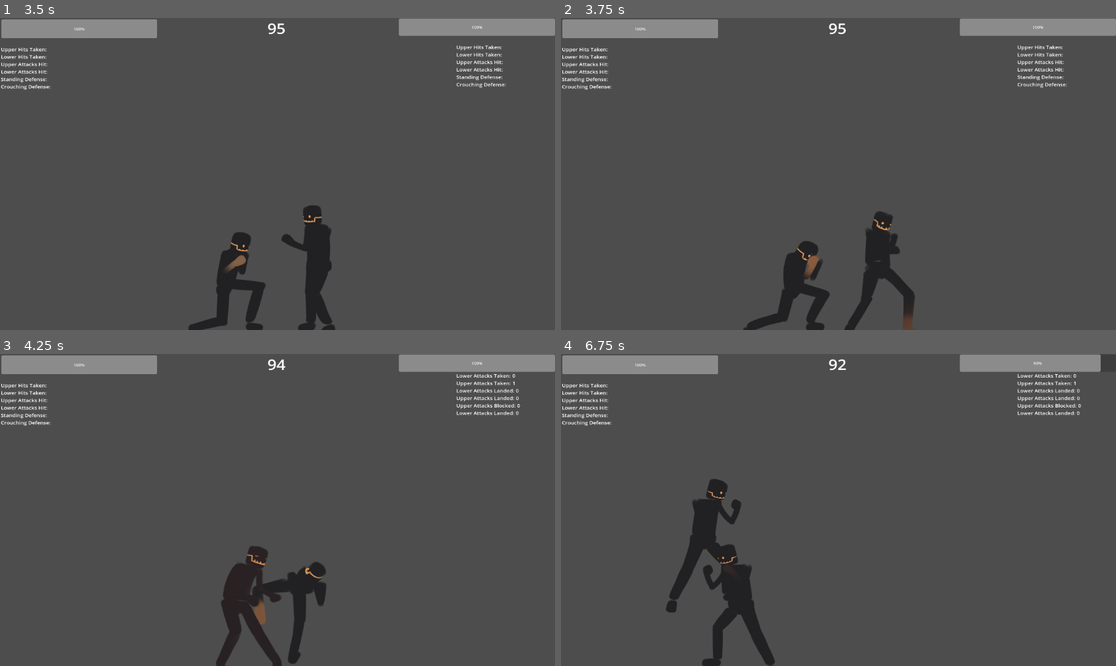
Above: before the commit, frames 1-4 (two rows, left to right).
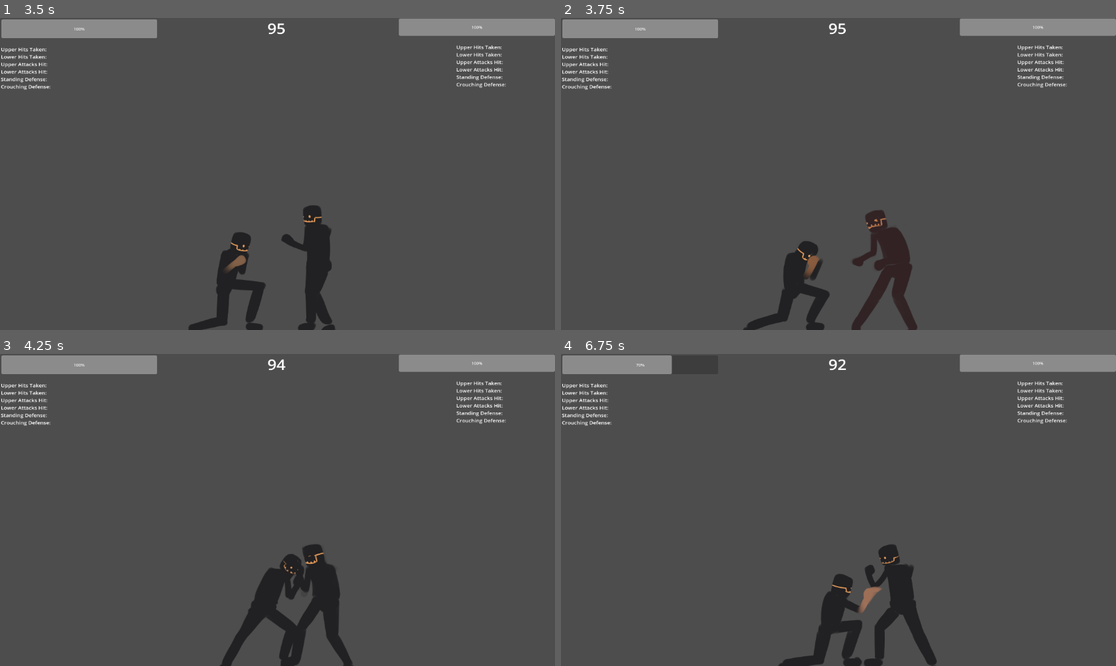
Above: after the commit, the same moments.

Repository: Cristopher-Artacho-WVSU/Neuro-Fighter
Game: Godot game, scene res://Levels/Simulationv2.0.tscn
Two runs of this game, one before a commit and one after it. Both use one fixed random seed, a clock stepped at 60 frames per second and the inputs below.
Inputs (mouse positions are in pixels of both pictures, inside the frame that each line leads up to):
- Up to frame 1 (3.5 s): tap Enter (ui_accept) at 0.5 s; move the mouse to (399, 158) at 0.52 s; hold Down (crouch) 0.53-1.28 s; hold Right (move_right) 0.53-2.03 s; tap Up (jump) at 0.77, 1.52, 3.02 s; move the mouse to (166, 189) at 1.27 s; tap C (kick) at 1.35 s; move the mouse to (333, 105) at 2.02 s; hold Left (move_left) 2.03-2.78 s; hold X (punch) 2.03-2.78 s; move the mouse to (249, 236) at 2.77 s; hold Right (move_right) from 2.78 s (still down); tap Down (crouch) at 2.85 s
- Up to frame 2 (3.75 s): keep holding Right (move_right); move the mouse to (1005, 220) at 3.52 s; hold C (kick) from 3.53 s (still down)
- Up to frame 3 (4.25 s): keep holding Right (move_right); keep holding C (kick); tap Up (jump) at 3.77 s
- Up to frame 4 (6.75 s): move the mouse to (672, 463) at 4.27 s; release Right (move_right) at 4.28 s; release C (kick) at 4.28 s; hold Left (move_left) 4.28-5.03 s; tap X (punch) at 4.35 s; tap Up (jump) at 4.52, 6.02 s; move the mouse to (866, 510) at 5.02 s; hold Right (move_right) 5.03-5.78 s; hold Down (crouch) 5.03-5.78 s; move the mouse to (755, 432) at 5.77 s; hold Left (move_left) from 5.78 s (still down); tap C (kick) at 5.85 s; move the mouse to (960, 494) at 6.52 s; hold X (punch) from 6.53 s (still down)

Frame 1 is identical in both runs. In frame 2, 1.7% of the frame differs, in the area x 51-65%, y 61-100%; in frame 3, 4.7%; in frame 4, 8.1%, in the area x 13-100%, y 0-100%.

Commit message:
fixed the collision bug on player2

Diff:
--- a/Characters/Non-Playable/NPCCharacter1.tscn
+++ b/Characters/Non-Playable/NPCCharacter1.tscn
@@ -6593,7 +6593,7 @@
 position = Vector2(-2, 150)
 shape = SubResource("CapsuleShape2D_xekhk")
 
-[node name="Hitbox_RightHand" type="Area2D" parent="." groups=["Player1_Hitboxes"]]
+[node name="Hitbox_RightHand" type="Area2D" parent="." groups=["Player2_Hitboxes"]]
 monitoring = false
 monitorable = false
 
@@ -6601,7 +6601,7 @@
 position = Vector2(6, -95)
 shape = SubResource("RectangleShape2D_kboy1")
 
-[node name="Hitbox_LeftHand" type="Area2D" parent="." groups=["Player1_Hitboxes"]]
+[node name="Hitbox_LeftHand" type="Area2D" parent="." groups=["Player2_Hitboxes"]]
 monitoring = false
 monitorable = false
 
@@ -6609,7 +6609,7 @@
 position = Vector2(99, -120)
 shape = SubResource("RectangleShape2D_bhyjx")
 
-[node name="Hitbox_RightFoot" type="Area2D" parent="." groups=["Player1_Hitboxes"]]
+[node name="Hitbox_RightFoot" type="Area2D" parent="." groups=["Player2_Hitboxes"]]
 monitoring = false
 monitorable = false
 
@@ -6618,7 +6618,7 @@
 shape = SubResource("RectangleShape2D_fvknb")
 debug_color = Color(0.976471, 0.0509804, 0.0156863, 0.419608)
 
-[node name="Hitbox_LeftFoot" type="Area2D" parent="." groups=["Player1_Hitboxes"]]
+[node name="Hitbox_LeftFoot" type="Area2D" parent="." groups=["Player2_Hitboxes"]]
 monitoring = false
 monitorable = false
 
--- a/Characters/Playable/PlayerCharacter1.tscn
+++ b/Characters/Playable/PlayerCharacter1.tscn
@@ -1232,26 +1232,26 @@
 tracks/26/type = "value"
 tracks/26/imported = false
 tracks/26/enabled = true
-tracks/26/path = NodePath("Hitbox_LeftHand/Collision_LeftHand:shape:size")
+tracks/26/path = NodePath("Hitbox_LeftHand/Collision_LeftHand:position")
 tracks/26/interp = 1
 tracks/26/loop_wrap = true
 tracks/26/keys = {
 "times": PackedFloat32Array(0),
 "transitions": PackedFloat32Array(1),
 "update": 0,
-"values": [Vector2(40, 40)]
+"values": [Vector2(99, -120)]
 }
 tracks/27/type = "value"
 tracks/27/imported = false
 tracks/27/enabled = true
-tracks/27/path = NodePath("Hitbox_LeftHand/Collision_LeftHand:position")
+tracks/27/path = NodePath("Hitbox_LeftHand/Collision_LeftHand:shape:size")
 tracks/27/interp = 1
 tracks/27/loop_wrap = true
 tracks/27/keys = {
 "times": PackedFloat32Array(0),
 "transitions": PackedFloat32Array(1),
 "update": 0,
-"values": [Vector2(99, -120)]
+"values": [Vector2(40, 40)]
 }
 tracks/28/type = "value"
 tracks/28/imported = false
@@ -1304,7 +1304,7 @@
 tracks/32/type = "value"
 tracks/32/imported = false
 tracks/32/enabled = true
-tracks/32/path = NodePath("Hitbox_RightHand/Collision_RightHand:debug_color")
+tracks/32/path = NodePath("Hitbox_LeftHand/Collision_LeftHand:debug_color")
 tracks/32/interp = 1
 tracks/32/loop_wrap = true
 tracks/32/keys = {
@@ -1316,7 +1316,7 @@
 tracks/33/type = "value"
 tracks/33/imported = false
 tracks/33/enabled = true
-tracks/33/path = NodePath("Hitbox_LeftFoot/Collision_LeftFoot:debug_color")
+tracks/33/path = NodePath("Hitbox_RightHand/Collision_RightHand:debug_color")
 tracks/33/interp = 1
 tracks/33/loop_wrap = true
 tracks/33/keys = {
@@ -1328,7 +1328,7 @@
 tracks/34/type = "value"
 tracks/34/imported = false
 tracks/34/enabled = true
-tracks/34/path = NodePath("Hitbox_LeftHand/Collision_LeftHand:debug_color")
+tracks/34/path = NodePath("Hitbox_LeftFoot/Collision_LeftFoot:debug_color")
 tracks/34/interp = 1
 tracks/34/loop_wrap = true
 tracks/34/keys = {
@@ -1669,26 +1669,26 @@
 tracks/25/type = "value"
 tracks/25/imported = false
 tracks/25/enabled = true
-tracks/25/path = NodePath("Hitbox_LeftHand/Collision_LeftHand:shape:size")
+tracks/25/path = NodePath("Hitbox_LeftHand/Collision_LeftHand:position")
 tracks/25/interp = 1
 tracks/25/loop_wrap = true
 tracks/25/keys = {
-"times": PackedFloat32Array(0),
-"transitions": PackedFloat32Array(1),
-"update": 0,
-"values": [Vector2(40, 40)]
+"times": PackedFloat32Array(0, 0.0625, 0.125, 0.1875, 0.25),
+"transitions": PackedFloat32Array(1, 1, 1, 1, 1),
+"update": 0,
+"values": [Vector2(113, -110), Vector2(113, -96), Vector2(87, -83), Vector2(55, 49), Vector2(42, 46)]
 }
 tracks/26/type = "value"
 tracks/26/imported = false
 tracks/26/enabled = true
-tracks/26/path = NodePath("Hitbox_LeftHand/Collision_LeftHand:position")
+tracks/26/path = NodePath("Hitbox_LeftHand/Collision_LeftHand:shape:size")
 tracks/26/interp = 1
 tracks/26/loop_wrap = true
 tracks/26/keys = {
-"times": PackedFloat32Array(0, 0.0625, 0.125, 0.1875, 0.25),
-"transitions": PackedFloat32Array(1, 1, 1, 1, 1),
-"update": 0,
-"values": [Vector2(113, -110), Vector2(113, -96), Vector2(87, -83), Vector2(55, 49), Vector2(42, 46)]
+"times": PackedFloat32Array(0),
+"transitions": PackedFloat32Array(1),
+"update": 0,
+"values": [Vector2(40, 40)]
 }
 tracks/27/type = "value"
 tracks/27/imported = false
@@ -1998,26 +1998,26 @@
 tracks/20/type = "value"
 tracks/20/imported = false
 tracks/20/enabled = true
-tracks/20/path = NodePath("Hitbox_LeftHand/Collision_LeftHand:shape:size")
+tracks/20/path = NodePath("Hitbox_LeftHand/Collision_LeftHand:position")
 tracks/20/interp = 1
 tracks/20/loop_wrap = true
 tracks/20/keys = {
-"times": PackedFloat32Array(0),
-"transitions": PackedFloat32Array(1),
-"update": 0,
-"values": [Vector2(40, 40)]
+"times": PackedFloat32Array(0, 0.0625063, 0.125006, 0.187506, 0.250006, 0.312506, 0.375006, 0.4375, 0.5625, 0.812506),
+"transitions": PackedFloat32Array(1, 1, 1, 1, 1, 1, 1, 1, 1, 1),
+"update": 0,
+"values": [Vector2(117, -107), Vector2(89, -110), Vector2(41, -18), Vector2(-1, 147), Vector2(-9, 213), Vector2(26, 254), Vector2(15, 254), Vector2(20, 256), Vector2(16, 265), Vector2(51, -71)]
 }
 tracks/21/type = "value"
 tracks/21/imported = false
 tracks/21/enabled = true
-tracks/21/path = NodePath("Hitbox_LeftHand/Collision_LeftHand:position")
+tracks/21/path = NodePath("Hitbox_LeftHand/Collision_LeftHand:shape:size")
 tracks/21/interp = 1
 tracks/21/loop_wrap = true
 tracks/21/keys = {
-"times": PackedFloat32Array(0, 0.0625063, 0.125006, 0.187506, 0.250006, 0.312506, 0.375006, 0.4375, 0.5625, 0.812506),
-"transitions": PackedFloat32Array(1, 1, 1, 1, 1, 1, 1, 1, 1, 1),
-"update": 0,
-"values": [Vector2(117, -107), Vector2(89, -110), Vector2(41, -18), Vector2(-1, 147), Vector2(-9, 213), Vector2(26, 254), Vector2(15, 254), Vector2(20, 256), Vector2(16, 265), Vector2(51, -71)]
+"times": PackedFloat32Array(0),
+"transitions": PackedFloat32Array(1),
+"update": 0,
+"values": [Vector2(40, 40)]
 }
 tracks/22/type = "value"
 tracks/22/imported = false
@@ -2459,26 +2459,26 @@
 tracks/26/type = "value"
 tracks/26/imported = false
 tracks/26/enabled = true
-tracks/26/path = NodePath("Hitbox_RightHand/Collision_RightHand:shape:size")
+tracks/26/path = NodePath("Hitbox_LeftHand/Collision_LeftHand:shape:size")
 tracks/26/interp = 1
 tracks/26/loop_wrap = true
 tracks/26/keys = {
-"times": PackedFloat32Array(0, 0.3125, 0.375006),
-"transitions": PackedFloat32Array(1, 1, 1),
-"update": 0,
-"values": [Vector2(40, 40), Vector2(199.932, 40), Vector2(40, 40)]
+"times": PackedFloat32Array(0),
+"transitions": PackedFloat32Array(1),
+"update": 0,
+"values": [Vector2(40, 40)]
 }
 tracks/27/type = "value"
 tracks/27/imported = false
 tracks/27/enabled = true
-tracks/27/path = NodePath("Hitbox_LeftHand/Collision_LeftHand:shape:size")
+tracks/27/path = NodePath("Hitbox_RightHand/Collision_RightHand:shape:size")
 tracks/27/interp = 1
 tracks/27/loop_wrap = true
 tracks/27/keys = {
-"times": PackedFloat32Array(0),
-"transitions": PackedFloat32Array(1),
-"update": 0,
-"values": [Vector2(40, 40)]
+"times": PackedFloat32Array(0, 0.3125, 0.375006),
+"transitions": PackedFloat32Array(1, 1, 1),
+"update": 0,
+"values": [Vector2(40, 40), Vector2(199.932, 40), Vector2(40, 40)]
 }
 tracks/28/type = "value"
 tracks/28/imported = false
@@ -2776,26 +2776,26 @@
 tracks/20/type = "value"
 tracks/20/imported = false
 tracks/20/enabled = true
-tracks/20/path = NodePath("Hitbox_LeftHand/Collision_LeftHand:shape:size")
+tracks/20/path = NodePath("Hitbox_LeftHand/Collision_LeftHand:position")
 tracks/20/interp = 1
 tracks/20/loop_wrap = true
 tracks/20/keys = {
-"times": PackedFloat32Array(0),
-"transitions": PackedFloat32Array(1),
-"update": 0,
-"values": [Vector2(40, 40)]
+"times": PackedFloat32Array(0, 0.0625063, 0.125006, 0.187506, 0.312506, 0.375006, 0.500006, 0.750006, 0.937506),
+"transitions": PackedFloat32Array(1, 1, 1, 1, 1, 1, 1, 1, 1),
+"update": 0,
+"values": [Vector2(99, -120), Vector2(23, -16), Vector2(-91, -18), Vector2(-105, -19), Vector2(-96, -35), Vector2(-51, -44), Vector2(-39, -17), Vector2(-33, -44), Vector2(19, -34)]
 }
 tracks/21/type = "value"
 tracks/21/imported = false
 tracks/21/enabled = true
-tracks/21/path = NodePath("Hitbox_LeftHand/Collision_LeftHand:position")
+tracks/21/path = NodePath("Hitbox_LeftHand/Collision_LeftHand:shape:size")
 tracks/21/interp = 1
 tracks/21/loop_wrap = true
 tracks/21/keys = {
-"times": PackedFloat32Array(0, 0.0625063, 0.125006, 0.187506, 0.312506, 0.375006, 0.500006, 0.750006, 0.937506),
-"transitions": PackedFloat32Array(1, 1, 1, 1, 1, 1, 1, 1, 1),
-"update": 0,
-"values": [Vector2(99, -120), Vector2(23, -16), Vector2(-91, -18), Vector2(-105, -19), Vector2(-96, -35), Vector2(-51, -44), Vector2(-39, -17), Vector2(-33, -44), Vector2(19, -34)]
+"times": PackedFloat32Array(0),
+"transitions": PackedFloat32Array(1),
+"update": 0,
+"values": [Vector2(40, 40)]
 }
 tracks/22/type = "value"
 tracks/22/imported = false
@@ -3213,26 +3213,26 @@
 tracks/26/type = "value"
 tracks/26/imported = false
 tracks/26/enabled = true
-tracks/26/path = NodePath("Hitbox_LeftHand/Collision_LeftHand:shape:size")
+tracks/26/path = NodePath("Hitbox_LeftHand/Collision_LeftHand:position")
 tracks/26/interp = 1
 tracks/26/loop_wrap = true
 tracks/26/keys = {
-"times": PackedFloat32Array(0),
-"transitions": PackedFloat32Array(1),
-"update": 0,
-"values": [Vector2(40, 40)]
+"times": PackedFloat32Array(0, 0.0625063, 0.187506, 0.250006, 0.312506, 0.437506, 0.500006, 0.562506, 0.625006, 0.814497, 1, 1.06251, 1.12501, 1.18751, 1.25001, 1.31251, 1.43751),
+"transitions": PackedFloat32Array(1, 1, 1, 1, 1, 1, 1, 1, 1, 1, 1, 1, 1, 1, 1, 1, 1),
+"update": 0,
+"values": [Vector2(117, -109), Vector2(77, -17), Vector2(153, 0), Vector2(121, 39), Vector2(40, 14), Vector2(-32, -20), Vector2(-57, -67), Vector2(-77, -81), Vector2(-22, 18), Vector2(-127, -48), Vector2(-2, -37), Vector2(-2, -47), Vector2(-18, -47), Vector2(-45, -44), Vector2(-48, -75), Vector2(-31, -59), Vector2(68, -44)]
 }
 tracks/27/type = "value"
 tracks/27/imported = false
 tracks/27/enabled = true
-tracks/27/path = NodePath("Hitbox_LeftHand/Collision_LeftHand:position")
+tracks/27/path = NodePath("Hitbox_LeftHand/Collision_LeftHand:shape:size")
 tracks/27/interp = 1
 tracks/27/loop_wrap = true
 tracks/27/keys = {
-"times": PackedFloat32Array(0, 0.0625063, 0.187506, 0.250006, 0.312506, 0.437506, 0.500006, 0.562506, 0.625006, 0.814497, 1, 1.06251, 1.12501, 1.18751, 1.25001, 1.31251, 1.43751),
-"transitions": PackedFloat32Array(1, 1, 1, 1, 1, 1, 1, 1, 1, 1, 1, 1, 1, 1, 1, 1, 1),
-"update": 0,
-"values": [Vector2(117, -109), Vector2(77, -17), Vector2(153, 0), Vector2(121, 39), Vector2(40, 14), Vector2(-32, -20), Vector2(-57, -67), Vector2(-77, -81), Vector2(-22, 18), Vector2(-127, -48), Vector2(-2, -37), Vector2(-2, -47), Vector2(-18, -47), Vector2(-45, -44), Vector2(-48, -75), Vector2(-31, -59), Vector2(68, -44)]
+"times": PackedFloat32Array(0),
+"transitions": PackedFloat32Array(1),
+"update": 0,
+"values": [Vector2(40, 40)]
 }
 tracks/28/type = "value"
 tracks/28/imported = false
@@ -3542,26 +3542,26 @@
 tracks/20/type = "value"
 tracks/20/imported = false
 tracks/20/enabled = true
-tracks/20/path = NodePath("Hitbox_LeftHand/Collision_LeftHand:shape:size")
+tracks/20/path = NodePath("Hitbox_LeftHand/Collision_LeftHand:position")
 tracks/20/interp = 1
 tracks/20/loop_wrap = true
 tracks/20/keys = {
-"times": PackedFloat32Array(0),
-"transitions": PackedFloat32Array(1),
-"update": 0,
-"values": [Vector2(40, 40)]
+"times": PackedFloat32Array(0, 0.125006, 0.312506, 0.375006, 0.562506, 0.625006, 1.06251),
+"transitions": PackedFloat32Array(1, 1, 1, 1, 1, 1, 1),
+"update": 0,
+"values": [Vector2(120, -106), Vector2(71, -115), Vector2(76, -108), Vector2(28, -115), Vector2(86, -117), Vector2(73, -58), Vector2(133, -91)]
 }
 tracks/21/type = "value"
 tracks/21/imported = false
 tracks/21/enabled = true
-tracks/21/path = NodePath("Hitbox_LeftHand/Collision_LeftHand:position")
+tracks/21/path = NodePath("Hitbox_LeftHand/Collision_LeftHand:shape:size")
 tracks/21/interp = 1
 tracks/21/loop_wrap = true
 tracks/21/keys = {
-"times": PackedFloat32Array(0, 0.125006, 0.312506, 0.375006, 0.562506, 0.625006, 1.06251),
-"transitions": PackedFloat32Array(1, 1, 1, 1, 1, 1, 1),
-"update": 0,
-"values": [Vector2(120, -106), Vector2(71, -115), Vector2(76, -108), Vector2(28, -115), Vector2(86, -117), Vector2(73, -58), Vector2(133, -91)]
+"times": PackedFloat32Array(0),
+"transitions": PackedFloat32Array(1),
+"update": 0,
+"values": [Vector2(40, 40)]
 }
 tracks/22/type = "value"
 tracks/22/imported = false
@@ -3992,26 +3992,26 @@
 tracks/26/type = "value"
 tracks/26/imported = false
 tracks/26/enabled = true
-tracks/26/path = NodePath("Hitbox_LeftHand/Collision_LeftHand:shape:size")
+tracks/26/path = NodePath("Hitbox_LeftHand/Collision_LeftHand:position")
 tracks/26/interp = 1
 tracks/26/loop_wrap = true
 tracks/26/keys = {
-"times": PackedFloat32Array(0),
-"transitions": PackedFloat32Array(1),
-"update": 0,
-"values": [Vector2(40, 40)]
+"times": PackedFloat32Array(0, 0.125006, 0.187506, 0.312506, 0.375006, 0.500006, 0.562506, 0.750006),
+"transitions": PackedFloat32Array(1, 1, 1, 1, 1, 1, 1, 1),
+"update": 0,
+"values": [Vector2(99, -120), Vector2(79, -139), Vector2(59, -129), Vector2(56, -113), Vector2(59, -126), Vector2(77, -137), Vector2(99, -104), Vector2(106, -94)]
 }
 tracks/27/type = "value"
 tracks/27/imported = false
 tracks/27/enabled = true
-tracks/27/path = NodePath("Hitbox_LeftHand/Collision_LeftHand:position")
+tracks/27/path = NodePath("Hitbox_LeftHand/Collision_LeftHand:shape:size")
 tracks/27/interp = 1
 tracks/27/loop_wrap = true
 tracks/27/keys = {
-"times": PackedFloat32Array(0, 0.125006, 0.187506, 0.312506, 0.375006, 0.500006, 0.562506, 0.750006),
-"transitions": PackedFloat32Array(1, 1, 1, 1, 1, 1, 1, 1),
-"update": 0,
-"values": [Vector2(99, -120), Vector2(79, -139), Vector2(59, -129), Vector2(56, -113), Vector2(59, -126), Vector2(77, -137), Vector2(99, -104), Vector2(106, -94)]
+"times": PackedFloat32Array(0),
+"transitions": PackedFloat32Array(1),
+"update": 0,
+"values": [Vector2(40, 40)]
 }
 tracks/28/type = "value"
 tracks/28/imported = false
@@ -4506,26 +4506,26 @@
 tracks/20/type = "value"
 tracks/20/imported = false
 tracks/20/enabled = true
-tracks/20/path = NodePath("Hitbox_LeftHand/Collision_LeftHand:shape:size")
+tracks/20/path = NodePath("Hitbox_LeftHand/Collision_LeftHand:position")
 tracks/20/interp = 1
 tracks/20/loop_wrap = true
 tracks/20/keys = {
-"times": PackedFloat32Array(0),
-"transitions": PackedFloat32Array(1),
-"update": 0,
-"values": [Vector2(40, 40)]
+"times": PackedFloat32Array(0, 0.0625063, 0.125006, 0.375006, 0.750006),
+"transitions": PackedFloat32Array(1, 1, 1, 1, 1),
+"update": 0,
+"values": [Vector2(99, -120), Vector2(31, 36), Vector2(84, 11), Vector2(71, -94), Vector2(100, -97)]
 }
 tracks/21/type = "value"
 tracks/21/imported = false
 tracks/21/enabled = true
-tracks/21/path = NodePath("Hitbox_LeftHand/Collision_LeftHand:position")
+tracks/21/path = NodePath("Hitbox_LeftHand/Collision_LeftHand:shape:size")
 tracks/21/interp = 1
 tracks/21/loop_wrap = true
 tracks/21/keys = {
-"times": PackedFloat32Array(0, 0.0625063, 0.125006, 0.375006, 0.750006),
-"transitions": PackedFloat32Array(1, 1, 1, 1, 1),
-"update": 0,
-"values": [Vector2(99, -120), Vector2(31, 36), Vector2(84, 11), Vector2(71, -94), Vector2(100, -97)]
+"times": PackedFloat32Array(0),
+"transitions": PackedFloat32Array(1),
+"update": 0,
+"values": [Vector2(40, 40)]
 }
 tracks/22/type = "value"
 tracks/22/imported = false
@@ -4871,26 +4871,26 @@
 tracks/20/type = "value"
 tracks/20/imported = false
 tracks/20/enabled = true
-tracks/20/path = NodePath("Hitbox_LeftHand/Collision_LeftHand:shape:size")
+tracks/20/path = NodePath("Hitbox_LeftHand/Collision_LeftHand:position")
 tracks/20/interp = 1
 tracks/20/loop_wrap = true
 tracks/20/keys = {
-"times": PackedFloat32Array(0),
-"transitions": PackedFloat32Array(1),
-"update": 0,
-"values": [Vector2(40, 40)]
+"times": PackedFloat32Array(0, 0.0625063, 0.250006, 0.312506, 0.375006, 0.437506, 0.687506, 0.750006, 0.812506),
+"transitions": PackedFloat32Array(1, 1, 1, 1, 1, 1, 1, 1, 1),
+"update": 0,
+"values": [Vector2(113, -110), Vector2(-70, -41), Vector2(-47, -132), Vector2(24, -103), Vector2(-47, -111), Vector2(99, -111), Vector2(80, -124), Vector2(133, -70), Vector2(109, -73)]
 }
 tracks/21/type = "value"
 tracks/21/imported = false
 tracks/21/enabled = true
-tracks/21/path = NodePath("Hitbox_LeftHand/Collision_LeftHand:position")
+tracks/21/path = NodePath("Hitbox_LeftHand/Collision_LeftHand:shape:size")
 tracks/21/interp = 1
 tracks/21/loop_wrap = true
 tracks/21/keys = {
-"times": PackedFloat32Array(0, 0.0625063, 0.250006, 0.312506, 0.375006, 0.437506, 0.687506, 0.750006, 0.812506),
-"transitions": PackedFloat32Array(1, 1, 1, 1, 1, 1, 1, 1, 1),
-"update": 0,
-"values": [Vector2(113, -110), Vector2(-70, -41), Vector2(-47, -132), Vector2(24, -103), Vector2(-47, -111), Vector2(99, -111), Vector2(80, -124), Vector2(133, -70), Vector2(109, -73)]
+"times": PackedFloat32Array(0),
+"transitions": PackedFloat32Array(1),
+"update": 0,
+"values": [Vector2(40, 40)]
 }
 tracks/22/type = "value"
 tracks/22/imported = false
@@ -5248,14 +5248,14 @@
 tracks/20/type = "value"
 tracks/20/imported = false
 tracks/20/enabled = true
-tracks/20/path = NodePath("Hitbox_LeftHand/Collision_LeftHand:shape:size")
+tracks/20/path = NodePath("Hitbox_LeftHand/Collision_LeftHand:position")
 tracks/20/interp = 1
 tracks/20/loop_wrap = true
 tracks/20/keys = {
-"times": PackedFloat32Array(0, 0.311674, 0.376213),
-"transitions": PackedFloat32Array(1, 1, 1),
-"update": 0,
-"values": [Vector2(40, 40), Vector2(112.616, 40), Vector2(40, 40)]
+"times": PackedFloat32Array(0, 0.125006, 0.250006, 0.312506, 0.375006, 0.500006),
+"transitions": PackedFloat32Array(1, 1, 1, 1, 1, 1),
+"update": 0,
+"values": [Vector2(109, -73), Vector2(120, -94), Vector2(155, -119), Vector2(259, -118), Vector2(154, -97), Vector2(93, -59)]
 }
 tracks/21/type = "value"
 tracks/21/imported = false
@@ -5272,14 +5272,14 @@
 tracks/22/type = "value"
 tracks/22/imported = false
 tracks/22/enabled = true
-tracks/22/path = NodePath("Hitbox_LeftHand/Collision_LeftHand:position")
+tracks/22/path = NodePath("Hitbox_LeftHand/Collision_LeftHand:shape:size")
 tracks/22/interp = 1
 tracks/22/loop_wrap = true
 tracks/22/keys = {
-"times": PackedFloat32Array(0, 0.125006, 0.250006, 0.312506, 0.375006, 0.500006),
-"transitions": PackedFloat32Array(1, 1, 1, 1, 1, 1),
-"update": 0,
-"values": [Vector2(109, -73), Vector2(120, -94), Vector2(155, -119), Vector2(259, -118), Vector2(154, -97), Vector2(93, -59)]
+"times": PackedFloat32Array(0, 0.311674, 0.376213),
+"transitions": PackedFloat32Array(1, 1, 1),
+"update": 0,
+"values": [Vector2(40, 40), Vector2(112.616, 40), Vector2(40, 40)]
 }
 tracks/23/type = "value"
 tracks/23/imported = false
@@ -5649,26 +5649,26 @@
 tracks/22/type = "value"
 tracks/22/imported = false
 tracks/22/enabled = true
-tracks/22/path = NodePath("Hitbox_LeftHand/Collision_LeftHand:shape:size")
+tracks/22/path = NodePath("Hitbox_LeftHand/Collision_LeftHand:position")
 tracks/22/interp = 1
 tracks/22/loop_wrap = true
 tracks/22/keys = {
 "times": PackedFloat32Array(0),
 "transitions": PackedFloat32Array(1),
 "update": 0,
-"values": [Vector2(40, 40)]
+"values": [Vector2(117, -109)]
 }
 tracks/23/type = "value"
 tracks/23/imported = false
 tracks/23/enabled = true
-tracks/23/path = NodePath("Hitbox_LeftHand/Collision_LeftHand:position")
+tracks/23/path = NodePath("Hitbox_LeftHand/Collision_LeftHand:shape:size")
 tracks/23/interp = 1
 tracks/23/loop_wrap = true
 tracks/23/keys = {
 "times": PackedFloat32Array(0),
 "transitions": PackedFloat32Array(1),
 "update": 0,
-"values": [Vector2(117, -109)]
+"values": [Vector2(40, 40)]
 }
 tracks/24/type = "value"
 tracks/24/imported = false
@@ -6086,26 +6086,26 @@
 tracks/26/type = "value"
 tracks/26/imported = false
 tracks/26/enabled = true
-tracks/26/path = NodePath("Hitbox_LeftHand/Collision_LeftHand:shape:size")
+tracks/26/path = NodePath("Hitbox_LeftHand/Collision_LeftHand:position")
 tracks/26/interp = 1
 tracks/26/loop_wrap = true
 tracks/26/keys = {
 "times": PackedFloat32Array(0),
 "transitions": PackedFloat32Array(1),
 "update": 0,
-"values": [Vector2(40, 40)]
+"values": [Vector2(117, -109)]
 }
 tracks/27/type = "value"
 tracks/27/imported = false
 tracks/27/enabled = true
-tracks/27/path = NodePath("Hitbox_LeftHand/Collision_LeftHand:position")
+tracks/27/path = NodePath("Hitbox_LeftHand/Collision_LeftHand:shape:size")
 tracks/27/interp = 1
 tracks/27/loop_wrap = true
 tracks/27/keys = {
 "times": PackedFloat32Array(0),
 "transitions": PackedFloat32Array(1),
 "update": 0,
-"values": [Vector2(117, -109)]
+"values": [Vector2(40, 40)]
 }
 tracks/28/type = "value"
 tracks/28/imported = false
@@ -6403,26 +6403,26 @@
 tracks/20/type = "value"
 tracks/20/imported = false
 tracks/20/enabled = true
-tracks/20/path = NodePath("Hitbox_LeftHand/Collision_LeftHand:shape:size")
+tracks/20/path = NodePath("Hitbox_LeftHand/Collision_LeftHand:position")
 tracks/20/interp = 1
 tracks/20/loop_wrap = true
 tracks/20/keys = {
-"times": PackedFloat32Array(0),
-"transitions": PackedFloat32Array(1),
-"update": 0,
-"values": [Vector2(40, 40)]
+"times": PackedFloat32Array(0, 0.0625063),
+"transitions": PackedFloat32Array(1, 1),
+"update": 0,
+"values": [Vector2(111, -102), Vector2(65, -118)]
 }
 tracks/21/type = "value"
 tracks/21/imported = false
 tracks/21/enabled = true
-tracks/21/path = NodePath("Hitbox_LeftHand/Collision_LeftHand:position")
+tracks/21/path = NodePath("Hitbox_LeftHand/Collision_LeftHand:shape:size")
 tracks/21/interp = 1
 tracks/21/loop_wrap = true
 tracks/21/keys = {
-"times": PackedFloat32Array(0, 0.0625063),
-"transitions": PackedFloat32Array(1, 1),
-"update": 0,
-"values": [Vector2(111, -102), Vector2(65, -118)]
+"times": PackedFloat32Array(0),
+"transitions": PackedFloat32Array(1),
+"update": 0,
+"values": [Vector2(40, 40)]
 }
 tracks/22/type = "value"
 tracks/22/imported = false
@@ -6562,7 +6562,7 @@
 [sub_resource type="RectangleShape2D" id="RectangleShape2D_44tk2"]
 size = Vector2(42, 54)
 
-[node name="PlayerCharacter1" type="CharacterBody2D"]
+[node name="PlayerCharacter1" type="CharacterBody2D" groups=["Player1_Hitboxes"]]
 script = ExtResource("1_xekhk")
 
 [node name="AnimatedSprite2D" type="AnimatedSprite2D" parent="."]
--- a/Scripts/Controllers/PlayerCharacter1/PlayerCharacter1_Controller.gd
+++ b/Scripts/Controllers/PlayerCharacter1/PlayerCharacter1_Controller.gd
@@ -6,8 +6,8 @@
 @onready var enemy = get_parent().get_node("NPCCharacter1")
 @onready var hurtboxGroup = [$Hurtbox_LowerBody, $Hurtbox_UpperBody]
 @onready var hitboxGroup = [$Hitbox_LeftFoot, $Hitbox_LeftHand, $Hitbox_RightFoot, $Hitbox_RightHand]
-
 @onready var prev_distance_to_enemy = abs(enemy.position.x - position.x)
+
 #ADDONS
 var gravity = ProjectSettings.get_setting("physics/2d/default_gravity")
 
--- /dev/null
+++ b/Scripts/Controllers/base_fighter.gd
@@ -0,0 +1 @@
+extends Node
--- a/Scripts/Levels/SimulationV2.gd
+++ b/Scripts/Levels/SimulationV2.gd
@@ -1,6 +1,4 @@
 extends Node2D
-
-
 
 #ONREADY NODE VARIABLES
 @onready var timer = $MainUI/Timer
Renamed: Scripts/Controllers/NPCCharacter1/NPCCharacter1_Controller.gd -> Scripts/Controllers/NPCCharacter1/DTCharacter1.gd
Renamed: Scripts/Controllers/NPCCharacter1/NPCCharacter1_Controller.gd.uid -> Scripts/Controllers/NPCCharacter1/DTCharacter1.gd.uid
Not shown, added: Scripts/Controllers/base_fighter.gd.uid
